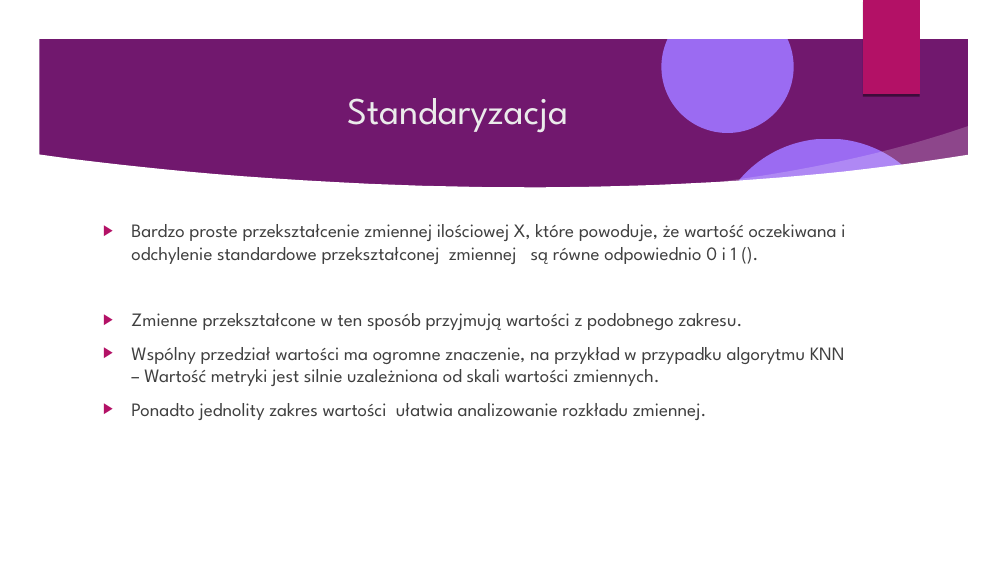
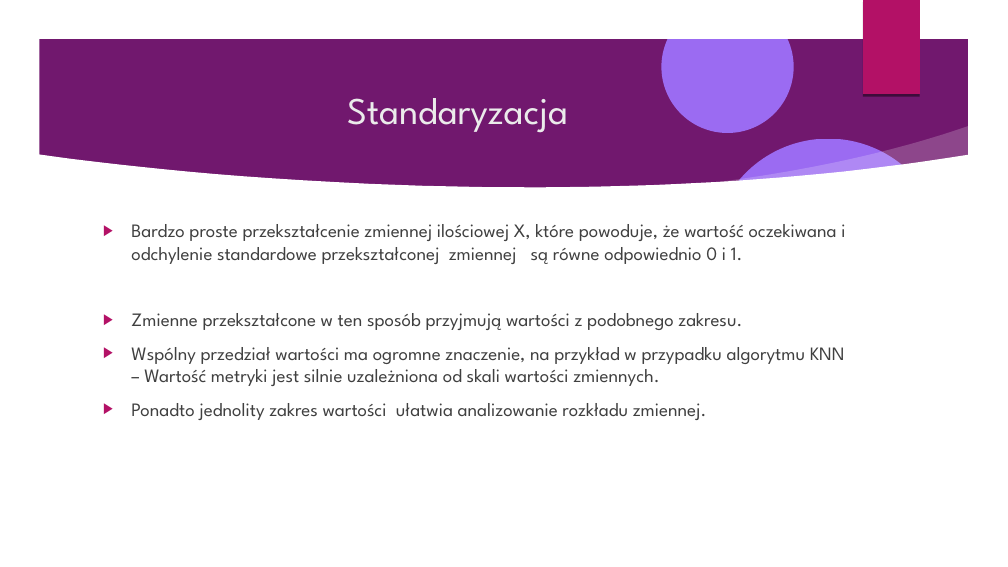
Before and after one commit to Pawel-Tomasz-Nowak/Scientific-collaboration, a slide deck: slide 70 of EmissionAnalysis/Prezentacja projektu.odp (slide 71 before the commit). Drawn at 1008x567 pixels with LibreOffice and Linux fonts; fonts in the diff are those of the drawing; background and template pictures are left out. Boxes give left, top, right and bottom in pixels: in the first picture for what was removed or moved away, otherwise in the second. Text is boxed around its words. In the diff, an @@ line names an element or a change of style, - is before the commit and + after.

```diff
--- a/EmissionAnalysis/Prezentacja projektu.odp
+++ b/EmissionAnalysis/Prezentacja projektu.odp
@@ text at [131, 224, 845, 264]: text changed @@
-▶ Bardzo proste przekształcenie zmiennej ilościowej X, które powoduje, że wartość oczekiwana i odchylenie standardowe przekształconej zmiennej są równe odpowiednio 0 i 1 ().
+▶ Bardzo proste przekształcenie zmiennej ilościowej X, które powoduje, że wartość oczekiwana i odchylenie standardowe przekształconej zmiennej są równe odpowiednio 0 i 1.
```
Also in this commit, not shown: 19 other slides changed, 3 slides added, 3 slides removed, 2 other files.
